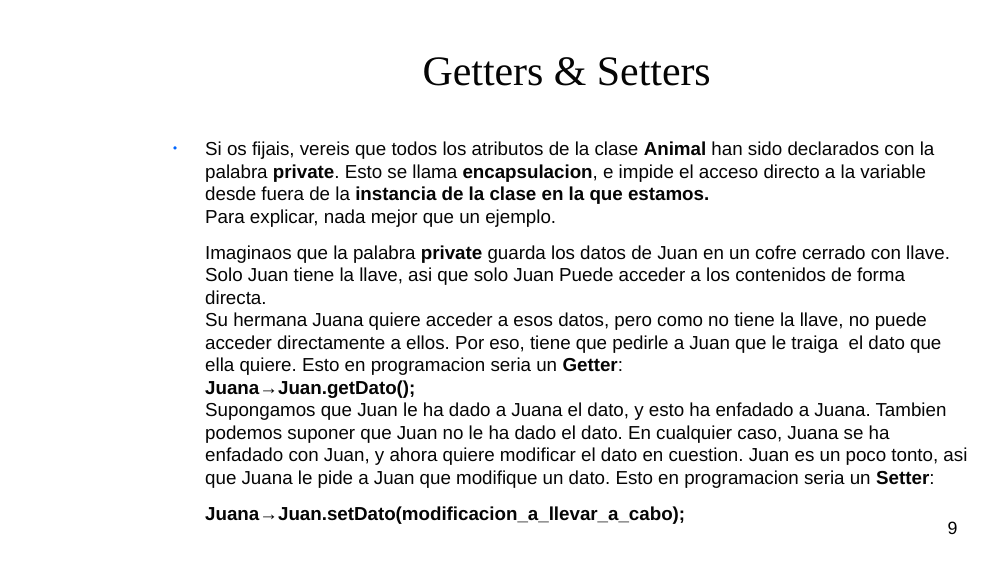
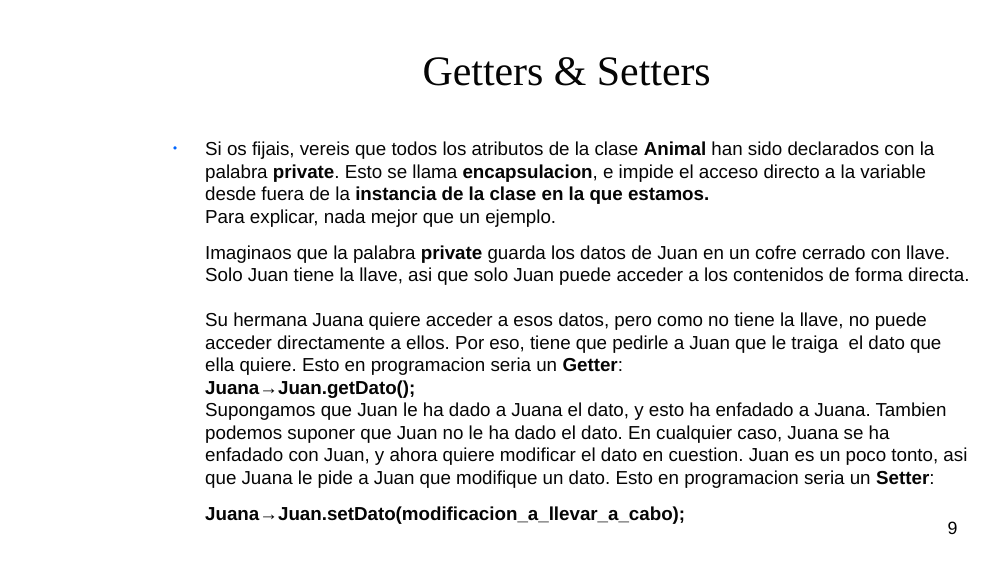
Before and after one commit to M-T3K/UPM, a slide deck: slide 9 of Clases de Apoyo/Objetos - 24Abril2018/Objetos.odp. Drawn at 1008x567 pixels with LibreOffice and Linux fonts; fonts in the diff are those of the drawing; background and template pictures are left out. Boxes give left, top, right and bottom in pixels: in the first picture for what was removed or moved away, otherwise in the second. Text is boxed around its words. In the diff, an @@ line names an element or a change of style, - is before the commit and + after.

```diff
--- a/Clases de Apoyo/Objetos - 24Abril2018/Objetos.odp
+++ b/Clases de Apoyo/Objetos - 24Abril2018/Objetos.odp
@@ text at [205, 245, 969, 488]: text changed @@
-Imaginaos que la palabra private guarda los datos de Juan en un cofre cerrado con llave. Solo Juan tiene la llave, asi que solo Juan Puede acceder a los contenidos de forma directa.
-Su hermana Juana quiere acceder a esos datos, pero como no tiene la llave, no puede acceder directamente a ellos. Por eso, tiene que pedirle a Juan que le traiga el dato que ella quiere. Esto en programacion seria un Getter:
-Juana→Juan.getDato();
-Supongamos que Juan le ha dado a Juana el dato, y esto ha enfadado a Juana. Tambien podemos suponer que Juan no le ha dado el dato. En cualquier caso, Juana se ha enfadado con Juan, y ahora quiere modificar el dato en cuestion. Juan es un poco tonto, asi que Juana le pide a Juan que modifique un dato. Esto en programacion seria un Setter:
+Imaginaos que la palabra private guarda los datos de Juan en un cofre cerrado con llave. Solo Juan tiene la llave, asi que solo Juan puede acceder a los contenidos de forma directa.
+Su hermana Juana quiere acceder a esos datos, pero como no tiene la llave, no puede acceder directamente a ellos. Por eso, tiene que pedirle a Juan que le traiga el dato que ella quiere. Esto en programacion seria un Getter:
+Juana→Juan.getDato();
+Supongamos que Juan le ha dado a Juana el dato, y esto ha enfadado a Juana. Tambien podemos suponer que Juan no le ha dado el dato. En cualquier caso, Juana se ha enfadado con Juan, y ahora quiere modificar el dato en cuestion. Juan es un poco tonto, asi que Juana le pide a Juan que modifique un dato. Esto en programacion seria un Setter:
```
Also in this commit, not shown: 10 other slides changed.
